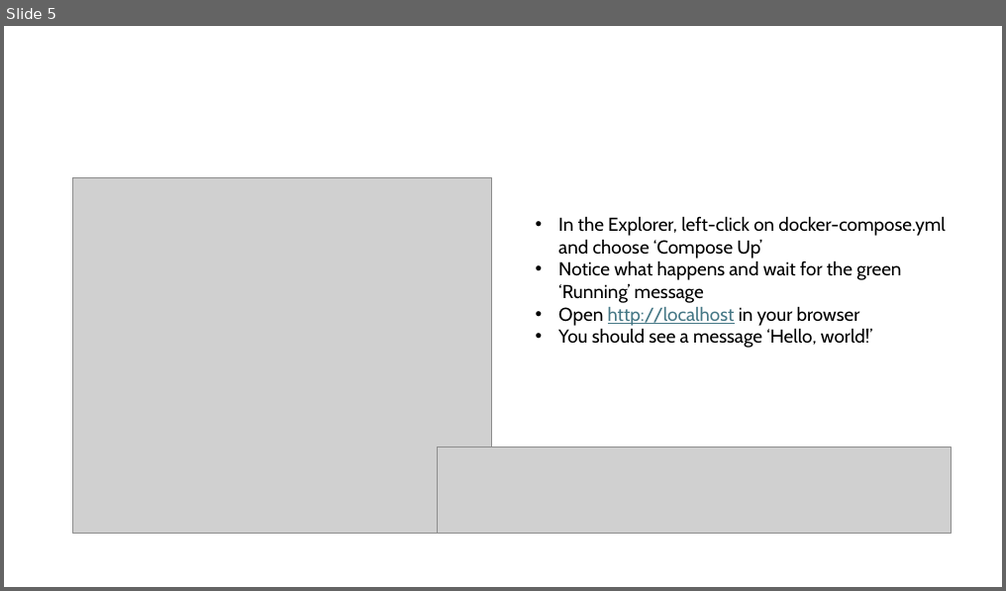
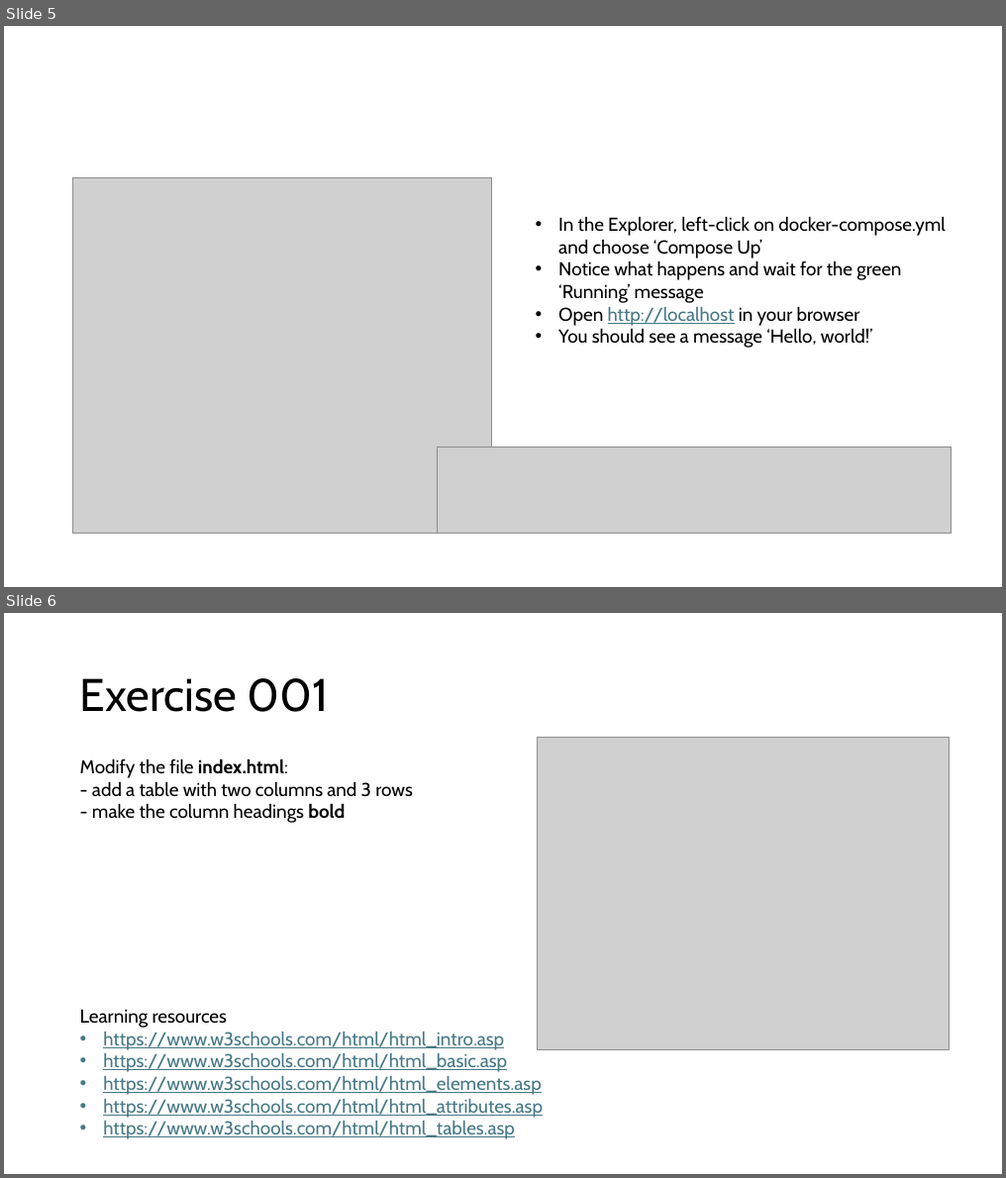
Before and after one commit to mlindhout/webdev, a slide deck: Web Development.pptx. Shown one above the other, each under a label of ours: slide 5 before the commit, slides 5 and 6 after it. The pictures are 1006x591 and 1006x1178 pixels, drawn with LibreOffice and Linux fonts; fonts in the diff are those of the drawing; grey boxes stand for pictures. Boxes give left, top, right and bottom in pixels: in the first picture for what was removed or moved away, otherwise in the second. Text is boxed around its words. In the diff, an @@ line names an element or a change of style, - is before the commit and + after.

Commit message:
Link + exercise 001.

```diff
--- a/Web Development.pptx
+++ b/Web Development.pptx
@@ slide 6 added at <box>4,613,1002,1174</box>, background #FFFFFF @@
@@ title added at <box>80,678,328,712</box>, 44 pt, text #000000 @@
+Exercise 001
@@ text added at <box>80,759,413,823</box>, 18 pt, text #000000 @@
+Modify the file index.html:
+- add a table with two columns and 3 rows
+- make the column headings bold
@@ picture added at <box>537,738,948,1051</box> @@
@@ text added at <box>80,1009,543,1140</box>, 18 pt, text #467886, underline @@
+Learning resources
+• https://www.w3schools.com/html/html_intro.asp
+• https://www.w3schools.com/html/html_basic.asp
+• https://www.w3schools.com/html/html_elements.asp
+• https://www.w3schools.com/html/html_attributes.asp
+• https://www.w3schools.com/html/html_tables.asp
```
Also in this commit, not shown: 1 other file.
